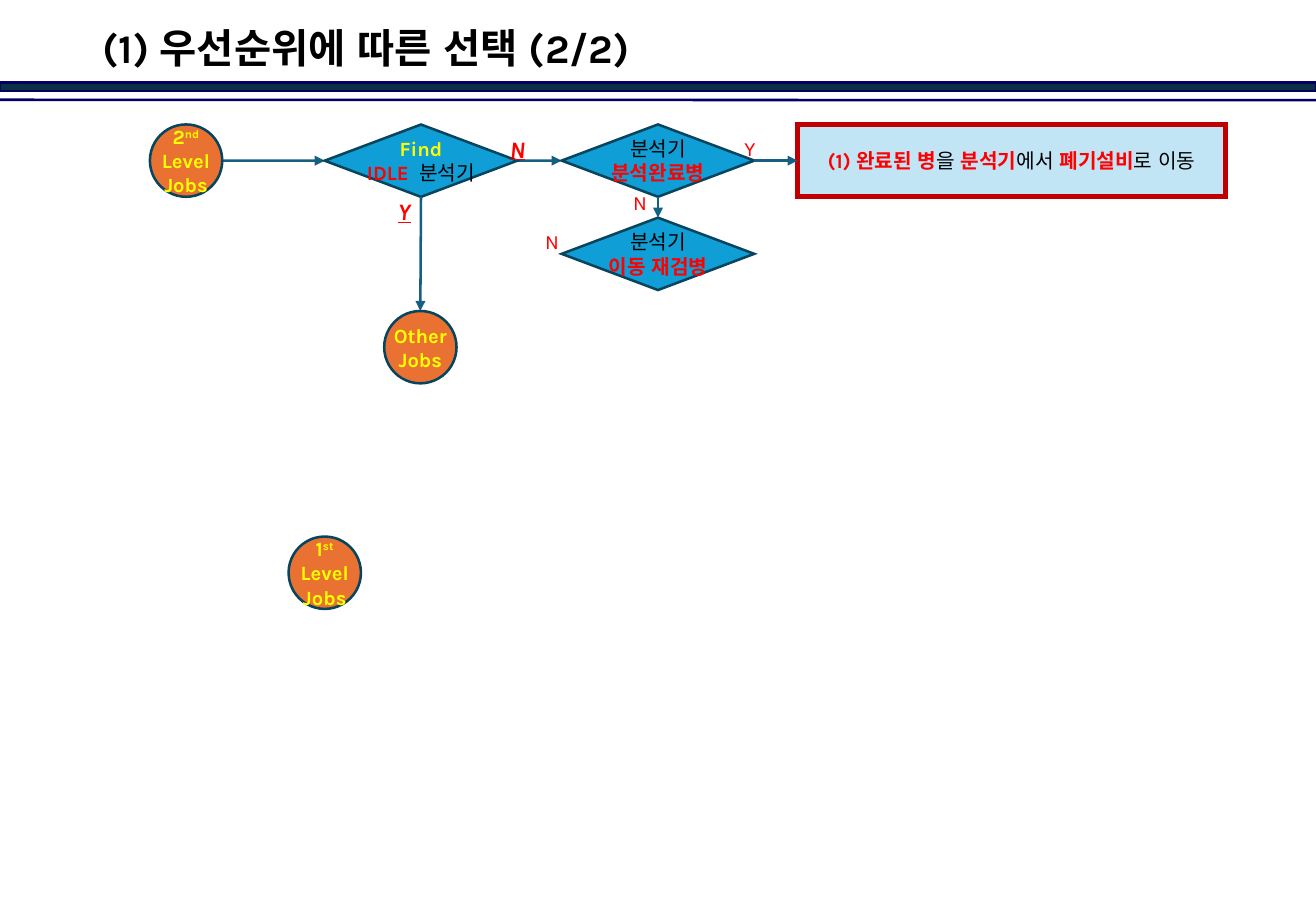
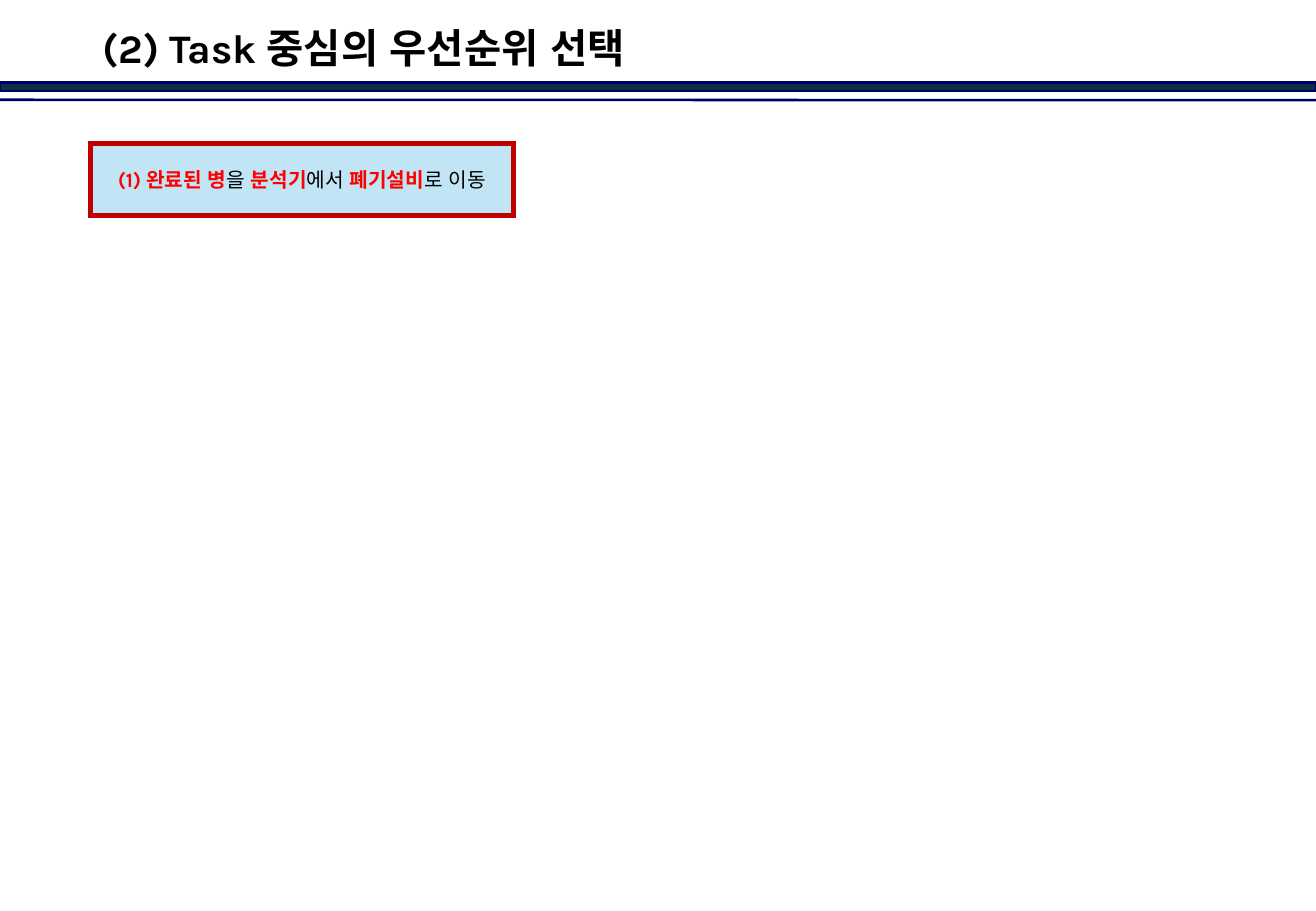
Before and after one commit to jinkabpark/SamickThk_Analysis, a slide deck: slide 5 of 허종원/Dispatcher in Action.pptx (slide 4 before the commit). Drawn at 1316x911 pixels with LibreOffice and Linux fonts; fonts in the diff are those of the drawing; background and template pictures are left out. Boxes give left, top, right and bottom in pixels: in the first picture for what was removed or moved away, otherwise in the second. Text is boxed around its words. In the diff, an @@ line names an element or a change of style, - is before the commit and + after.

```diff
--- a/허종원/Dispatcher in Action.pptx
+++ b/허종원/Dispatcher in Action.pptx
@@ title at [103,29,625,68]: text changed @@
-(1) 우선순위에 따른 선택 (2/2)
+(2) Task 중심의 우선순위 선택
@@ rectangle "(1) 완료된 병을 분석기에서 폐기설비로 ...": place and size @@
-rectangle "(1) 완료된 병을 분석기에서 폐기설비로 ..." at [798,124,1226,197]
+rectangle "(1) 완료된 병을 분석기에서 폐기설비로 ..." at [90,143,513,216]
@@ ellipse removed at [149,124,222,197] @@
-2nd
-Level
-Jobs
@@ diamond removed at [324,125,518,198] @@
-Find
-IDLE 분석기
@@ text removed at [510,142,525,164] @@
-N
@@ diamond removed at [561,124,755,197] @@
-분석기
-분석완료병
@@ text removed at [744,143,755,162] @@
-Y
@@ arrow removed from (222, 160) to (324, 160) @@
@@ arrow removed from (518, 160) to (561, 160) @@
@@ arrow removed from (755, 160) to (798, 160) @@
@@ text removed at [398,204,411,223] @@
-Y
@@ arrow removed from (422, 197) to (420, 311) @@
@@ text removed at [633,191,647,210] @@
-N
@@ arrow removed from (659, 197) to (659, 218) @@
@@ text removed at [545,236,559,254] @@
-N
@@ diamond removed at [561,218,755,290] @@
-분석기
-이동 재검병
@@ ellipse removed at [384,311,457,384] @@
-Other
-Jobs
@@ ellipse removed at [289,537,362,610] @@
-1st
-Level
-Jobs
```
Also in this commit, not shown: 3 other slides changed, 1 slide added.
